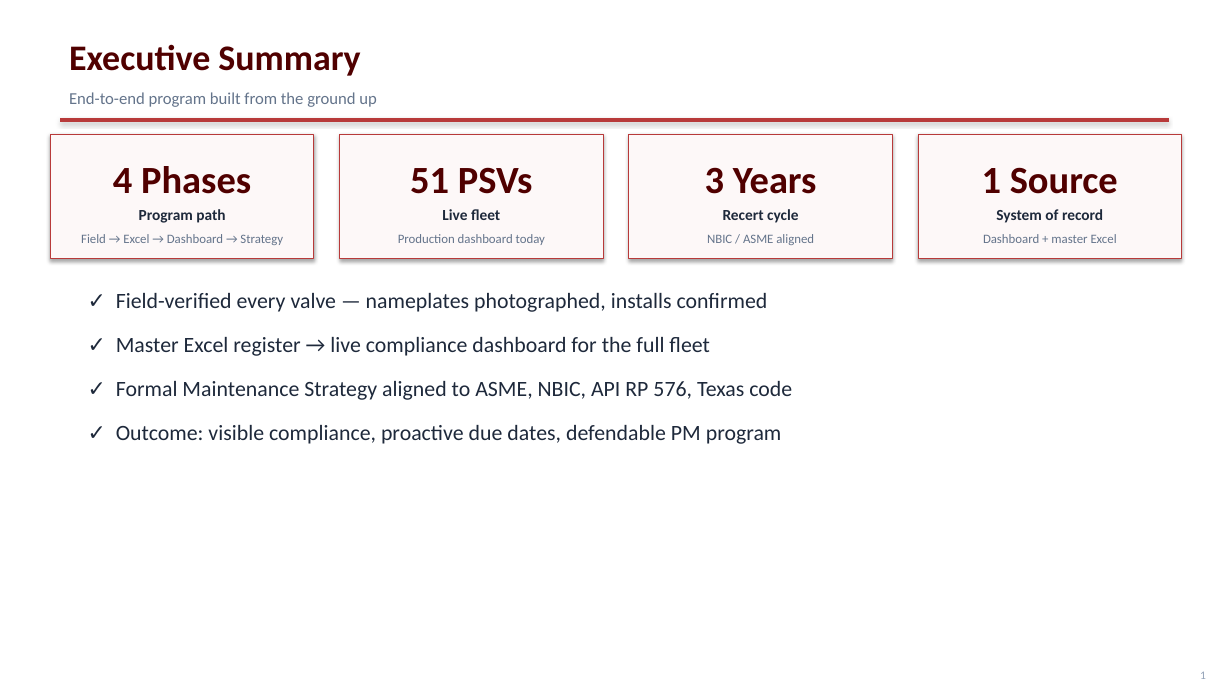
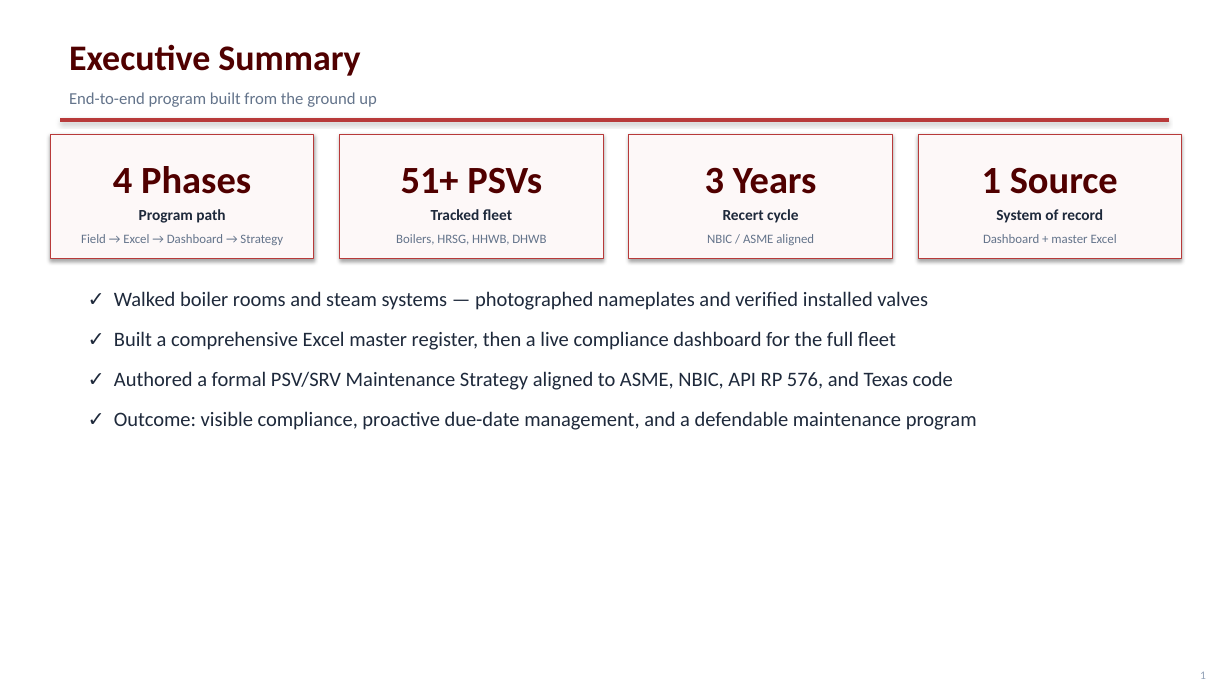
Before and after one commit to stavan12-a11y/PSV-Compliance-Tracking-Dashboard, a slide deck: slide 2 of docs/presentation/UES-Steam-Safety-Program.pptx. Drawn at 1232x693 pixels with LibreOffice and Linux fonts; fonts in the diff are those of the drawing. Boxes give left, top, right and bottom in pixels: in the first picture for what was removed or moved away, otherwise in the second. Text is boxed around its words. In the diff, an @@ line names an element or a change of style, - is before the commit and + after.

```diff
--- a/docs/presentation/UES-Steam-Safety-Program.pptx
+++ b/docs/presentation/UES-Steam-Safety-Program.pptx
@@ text at [401, 167, 542, 194]: text changed @@
-51 PSVs
+51+ PSVs
@@ text at [431, 209, 512, 220]: text changed @@
-Live fleet
+Tracked fleet
@@ text at [396, 234, 546, 245]: text changed @@
-Production dashboard today
+Boilers, HRSG, HHWB, DHWB
@@ text at [114, 291, 977, 430]: text changed; size 17 to 16 pt @@
-✓ Field-verified every valve — nameplates photographed, installs confirmed
-✓ Master Excel register → live compliance dashboard for the full fleet
-✓ Formal Maintenance Strategy aligned to ASME, NBIC, API RP 576, Texas code
-✓ Outcome: visible compliance, proactive due dates, defendable PM program
+✓ Walked boiler rooms and steam systems — photographed nameplates and verified installed valves
+✓ Built a comprehensive Excel master register, then a live compliance dashboard for the full fleet
+✓ Authored a formal PSV/SRV Maintenance Strategy aligned to ASME, NBIC, API RP 576, and Texas code
+✓ Outcome: visible compliance, proactive due-date management, and a defendable maintenance program
```
Also in this commit, not shown: 9 other slides changed, 15 slides added, 7 slides removed, 1 other file.
